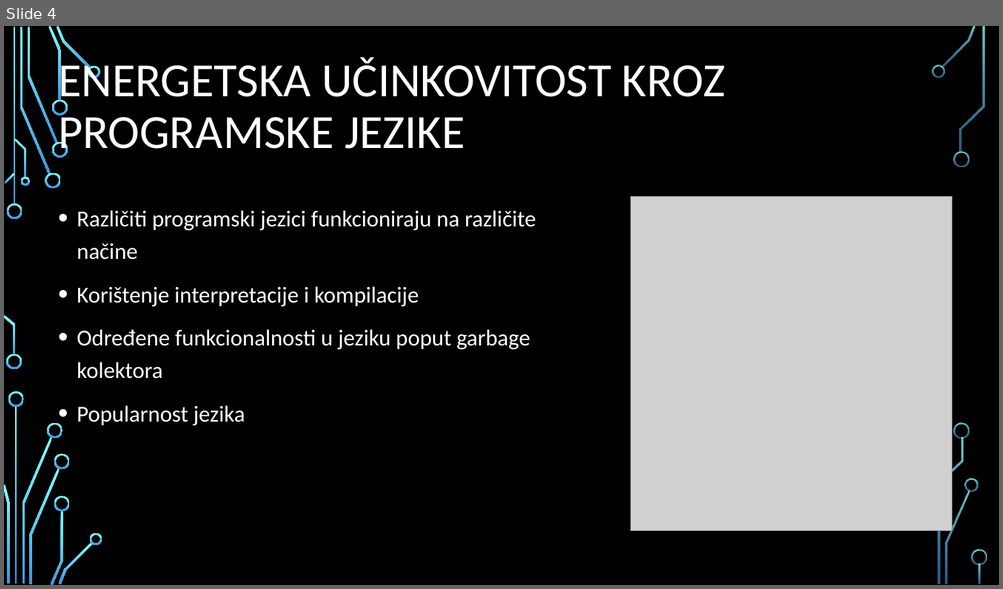
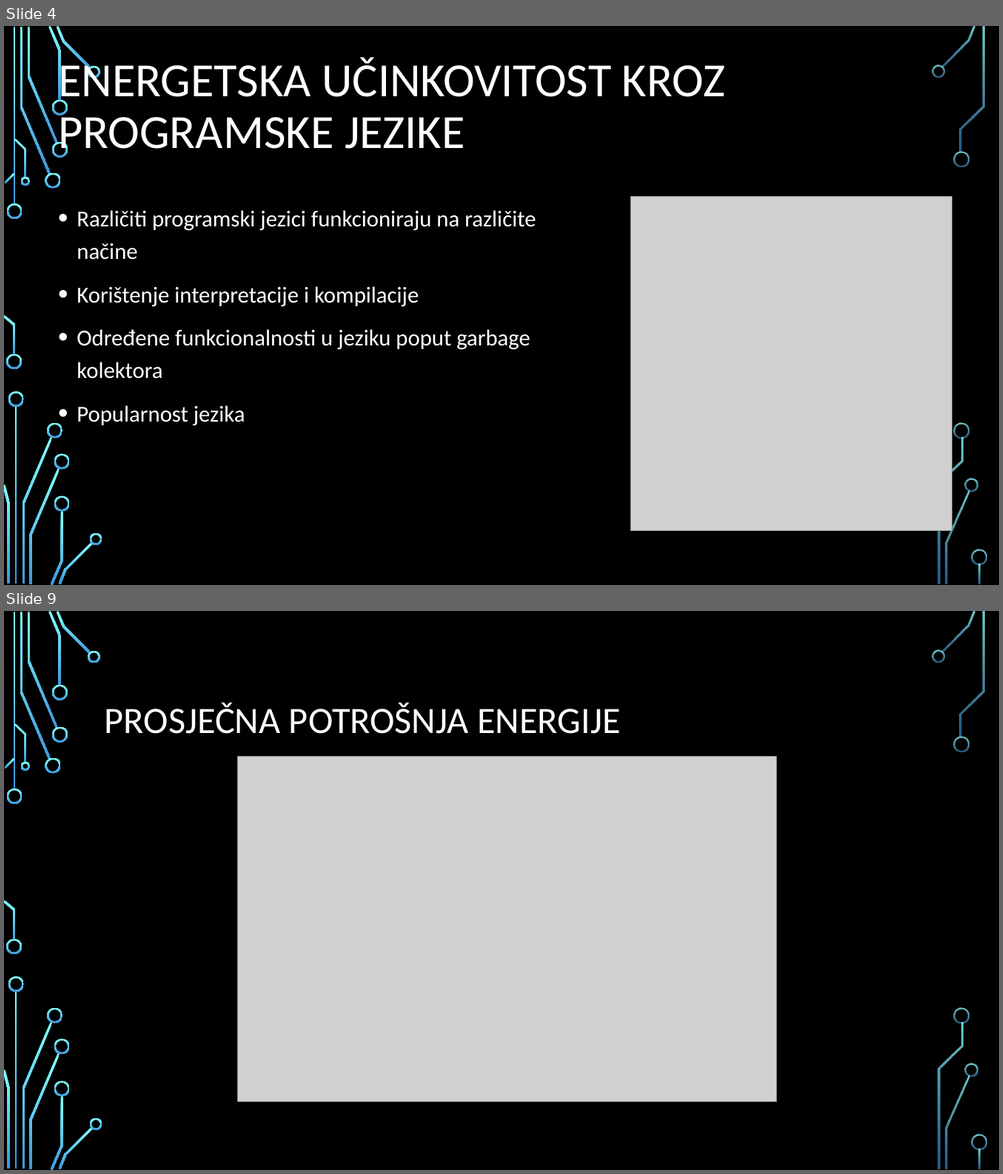
Before and after one commit to MatteoPlisic/Se, a slide deck: Green coding ppt.pptx. Shown one above the other, each under a label of ours: slide 4 before the commit, slides 4 and 9 after it; the slides between them are not shown. The pictures are 1003x589 and 1003x1174 pixels, drawn with LibreOffice and Linux fonts; fonts in the diff are those of the drawing; grey boxes stand for pictures; background and template pictures are left out. Boxes give left, top, right and bottom in pixels: in the first picture for what was removed or moved away, otherwise in the second. Text is boxed around its words. In the diff, an @@ line names an element or a change of style, - is before the commit and + after.

```diff
--- a/Green coding ppt.pptx
+++ b/Green coding ppt.pptx
@@ slide 9 added at [4,611,999,1170], background picture (left out); not listed: 36 template elements that a slide beside it also shows @@
@@ title added at [105,703,620,734], 36 pt, text #FFFFFF @@
+PROSJEČNA POTROŠNJA ENERGIJE
@@ picture added at [238,757,777,1102] @@
```
Also in this commit, not shown: 1 slide changed, 5 other slides added, 1 other file.
